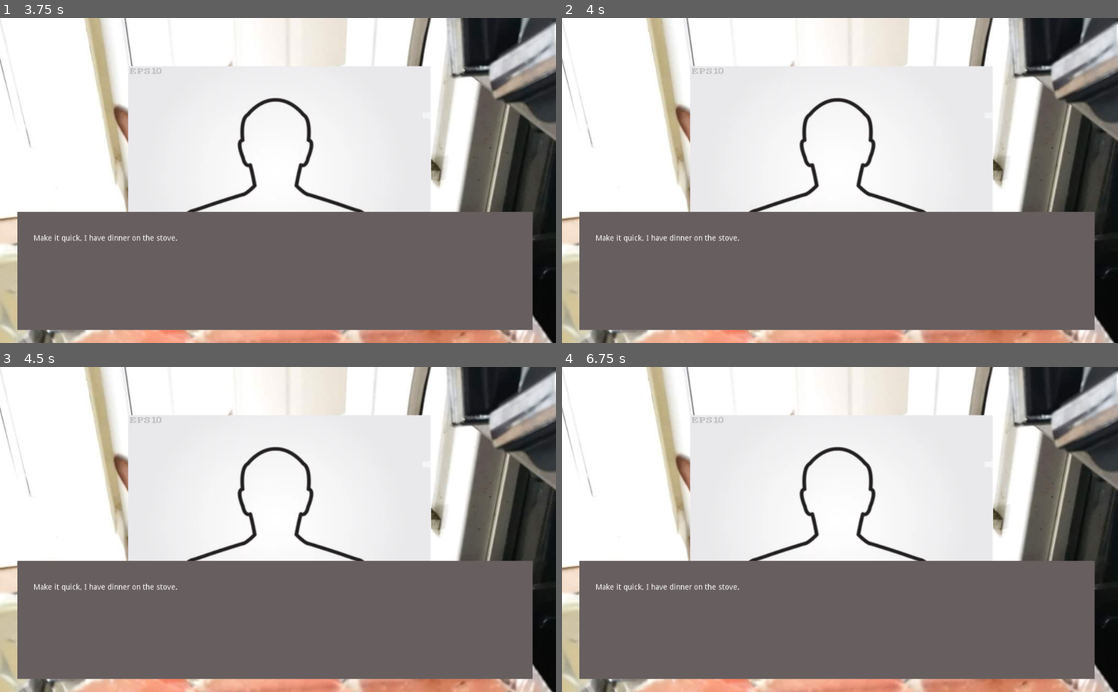
Above: before the commit, frames 1-4 (two rows, left to right).
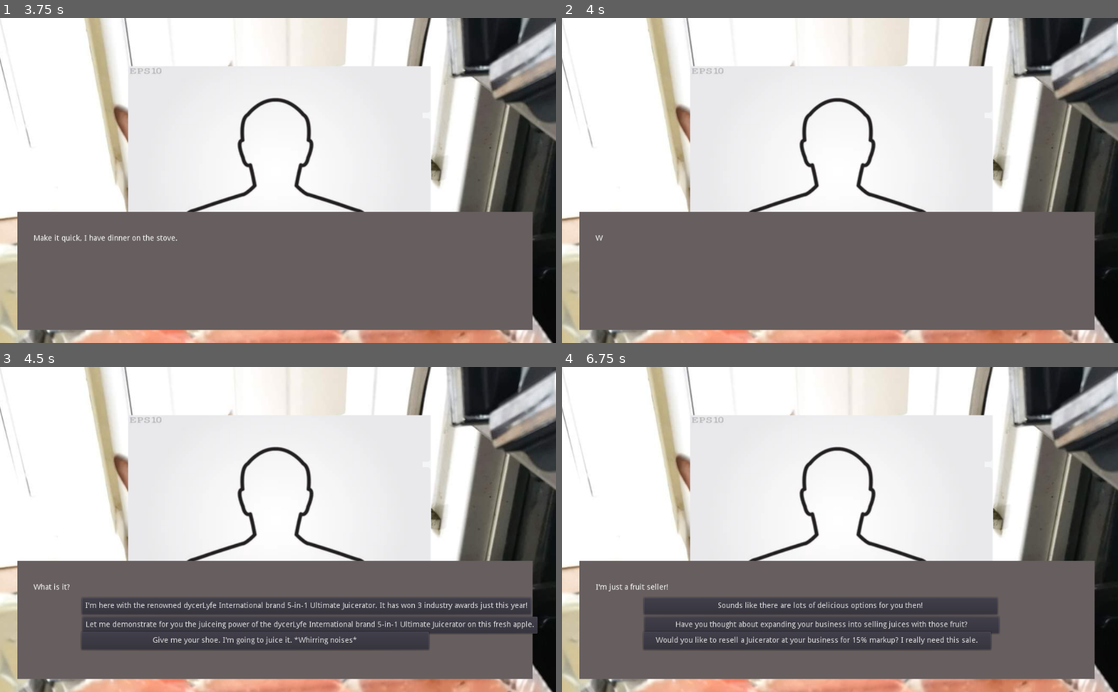
Above: after the commit, the same moments.

Repository: Feketelo/DycerLyfe-International-RenPy-
Game: Godot game, scene res://DycerLyfe.tscn
Same seed, same stepped clock (60 frames per second), same inputs: the game is played once before the commit and once after it.
Inputs (mouse positions are in pixels of both pictures, inside the frame that each line leads up to):
- Up to frame 1 (3.75 s): click "Start Game" at 0.5 s; tap Enter (ui_accept) at 1.25, 1.35, 1.52, 1.82, 3.6 s; click "Hello, how are you this eveni…" at 2 s; click "May I take a moment of your t…" at 2.75 s
- Up to frame 2 (4 s): tap Enter (ui_accept) at 3.77 s
- Up to frame 3 (4.5 s): tap Enter (ui_accept) at 4.07, 4.25, 4.35 s
- Up to frame 4 (6.75 s): click (867, 607) at 5 s, where only the run after the commit has a clickable "I'm here with the renowned dy…"; tap Enter (ui_accept) at 5.85, 6.02, 6.32, 6.6 s

Frame 1 is identical in both runs. In frame 2, 0.2% of the frame differs, in the area x 6-32%, y 66-70%; in frame 3, 11%, in the area x 6-97%, y 66-88%; in frame 4, 9.7%.
Error before the commit: Invalid get index 'failure_goto' (on base: 'Dictionary'). (res://HouseCall_1.gd:109)
Error after the commit: Invalid get index 'failure_goto' (on base: 'Dictionary'). (res://HouseCall_1.gd:110)

Commit message:
yayyaya

Diff:
--- a/Dialogue.gd
+++ b/Dialogue.gd
@@ -125,7 +125,6 @@
 				"success_goto": "round3_response3",
 				"failure_goto": "round3_response4",
 				"points": 2,
-
 			},
 			"choice3": {
 				"text" : "Would you like to resell a Juicerator at your business for 15% markup? I really need this sale.",
--- a/HouseCall_1.gd
+++ b/HouseCall_1.gd
@@ -34,7 +34,8 @@
 				if current_round["choices"] and !buttons_visible:
 					display_buttons()
 				elif !current_round["choices"]:
-					set_current_round(dialogue_path[current_round]["goto"])
+					pause_mode = true
+					set_current_round(current_round["goto"])
 					play_round()
 			else:
 				# Display Full Text
